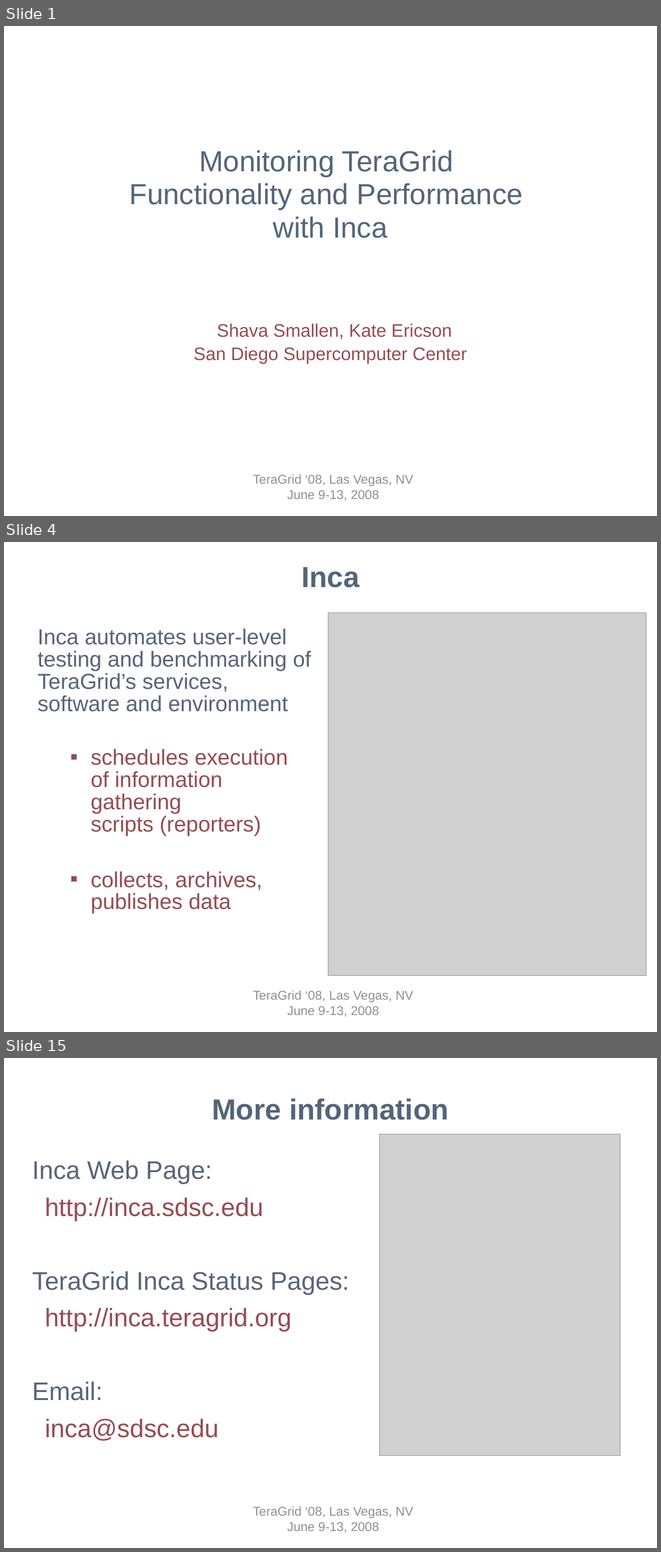
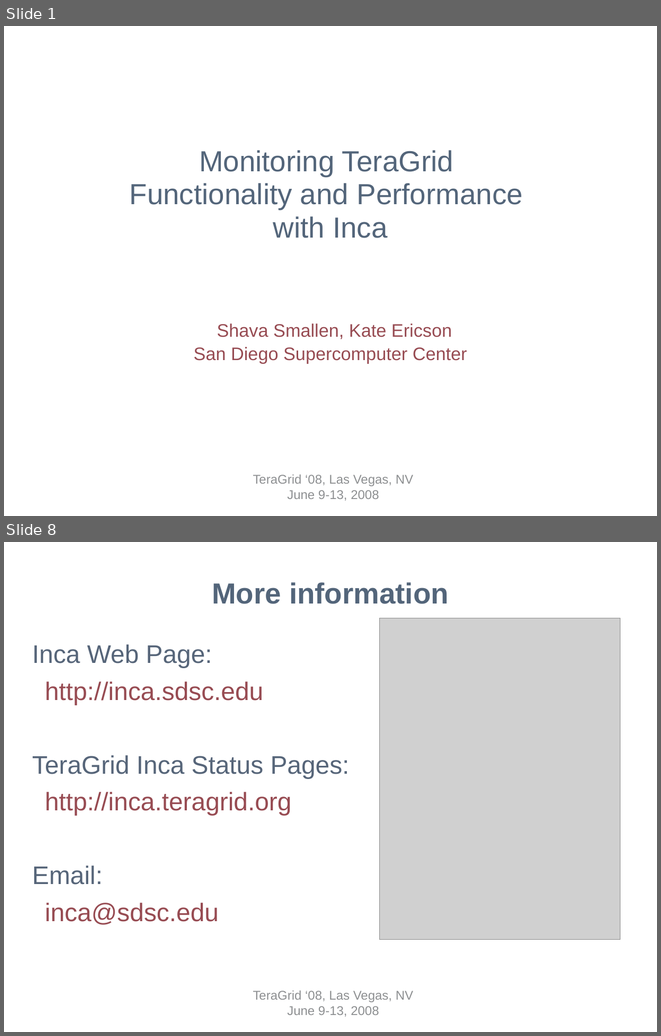
Before and after one commit to IncaProject/inca-xsede, a slide deck: talks/tg08/inca-tg08.ppt. Shown one above the other, each under a label of ours: slides 1, 4 and 15 before the commit, slides 1 and 8 after it; the slides between them are not shown. The pictures are 661x1552 and 661x1036 pixels, drawn with LibreOffice and Linux fonts; fonts in the diff are those of the drawing; grey boxes stand for pictures; background and template pictures are left out. Boxes give left, top, right and bottom in pixels: in the first picture for what was removed or moved away, otherwise in the second. Text is boxed around its words. In the diff, an @@ line names an element or a change of style, - is before the commit and + after.

```diff
--- a/talks/tg08/inca-tg08.ppt
+++ b/talks/tg08/inca-tg08.ppt
@@ slide 4 removed at (4,542,657,1032), background #FFFFFF; not listed: 1 template element that a slide beside it also shows @@
@@ title removed at (301,567,359,588) @@
-Inca
@@ picture removed at (328,612,646,975) @@
@@ text removed at (37,628,311,914) @@
-Inca automates user-level testing and benchmarking of TeraGrid’s services, software and environment
-  ▪ schedules execution
-    of information gathering
-    scripts (reporters)
-  ▪ collects, archives,
-    publishes data
@@ what was slide 15 is now slide 8 @@
```
Also in this commit, not shown: 2 slides changed, 4 slides added, 10 other slides removed.
